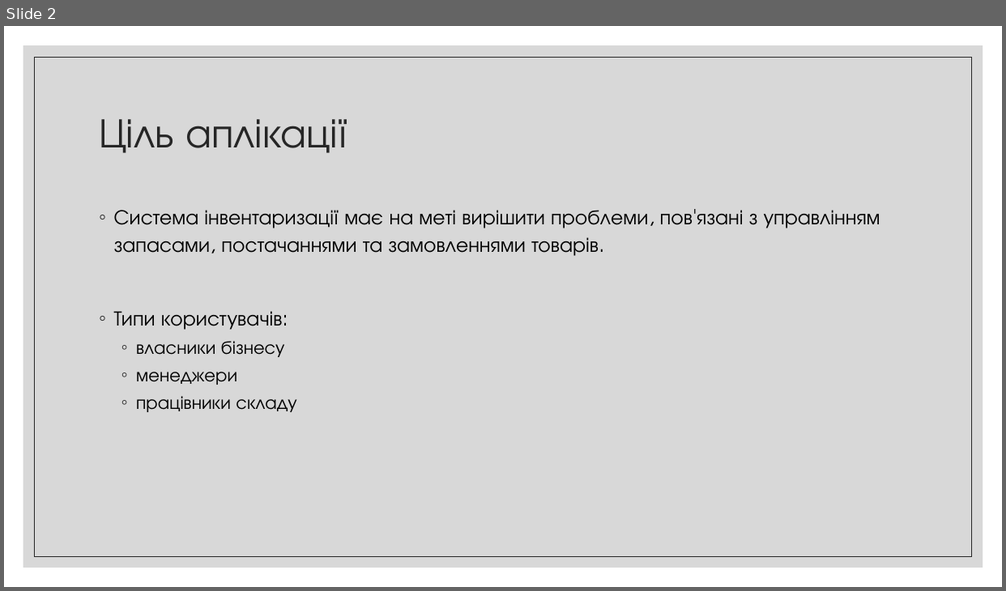
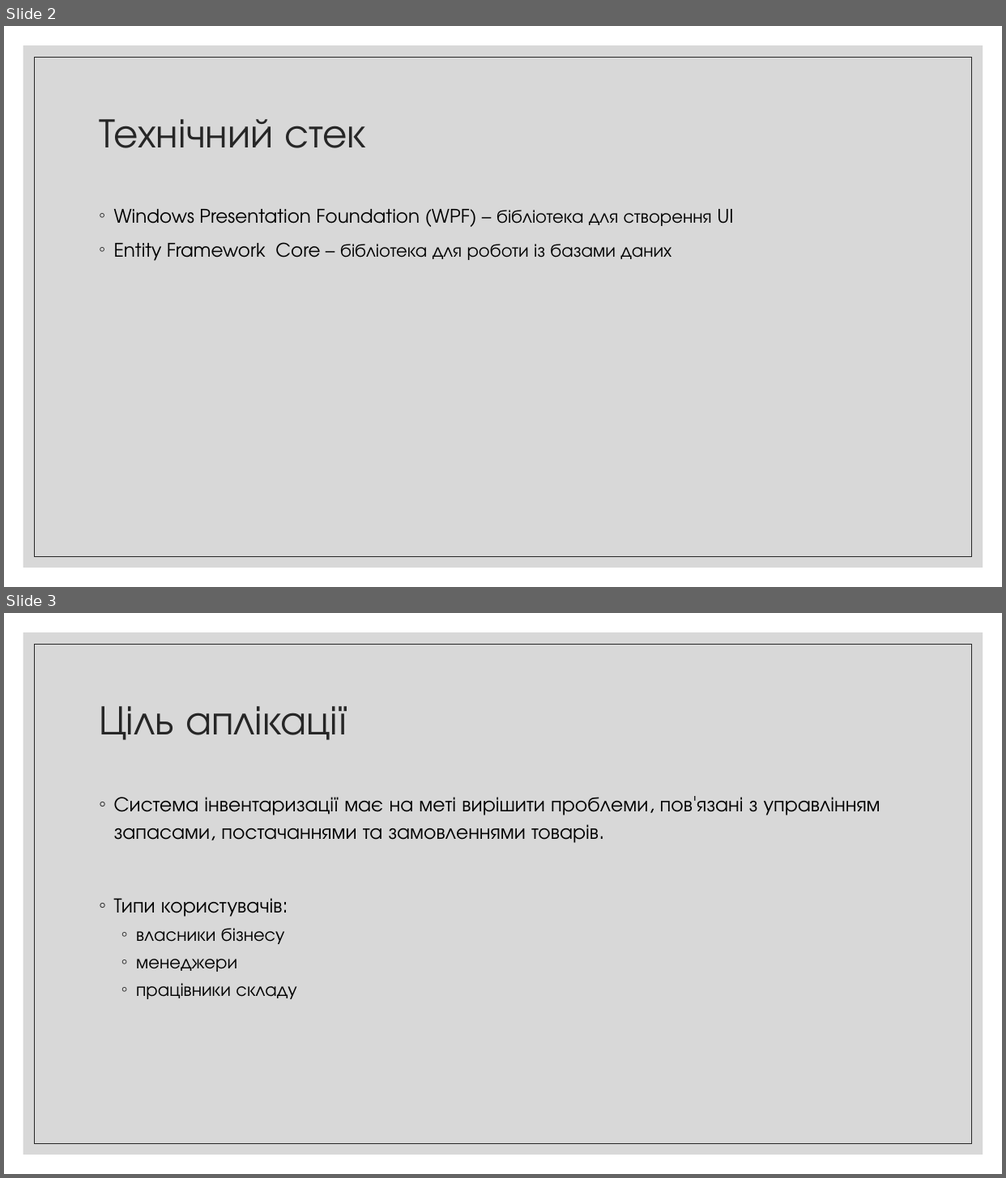
Before and after one commit to PMi-33-2024-2025/InventoryManagement, a slide deck: Documents/Inventory management system.pptx. Shown one above the other, each under a label of ours: slide 2 before the commit, slides 2 and 3 after it. The pictures are 1006x591 and 1006x1178 pixels, drawn with LibreOffice and Linux fonts; fonts in the diff are those of the drawing. Boxes give left, top, right and bottom in pixels: in the first picture for what was removed or moved away, otherwise in the second. Text is boxed around its words. In the diff, an @@ line names an element or a change of style, - is before the commit and + after.

Commit message:
Changed presentation a bit

```diff
--- a/Documents/Inventory management system.pptx
+++ b/Documents/Inventory management system.pptx
@@ slide 2 added at (x1=4, y1=26, x2=1002, y2=587), background #FFFFFF; not listed: 2 template elements that a slide beside it also shows @@
@@ title added at (x1=99, y1=119, x2=367, y2=148), 40 pt, text #262626 @@
+Технічний стек
@@ text added at (x1=114, y1=209, x2=733, y2=261), 18 pt, text #000000 @@
+◦ Windows Presentation Foundation (WPF) – бібліотека для створення UI
+◦ Entity Framework Core – бібліотека для роботи із базами даних
@@ what was slide 2 is now slide 3 @@
```
